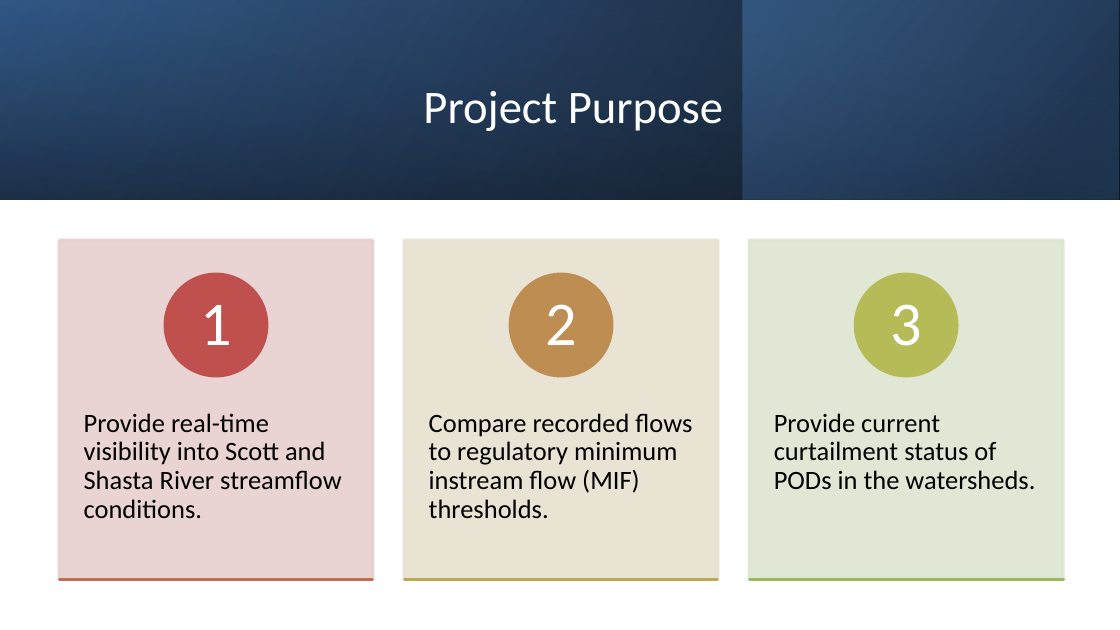
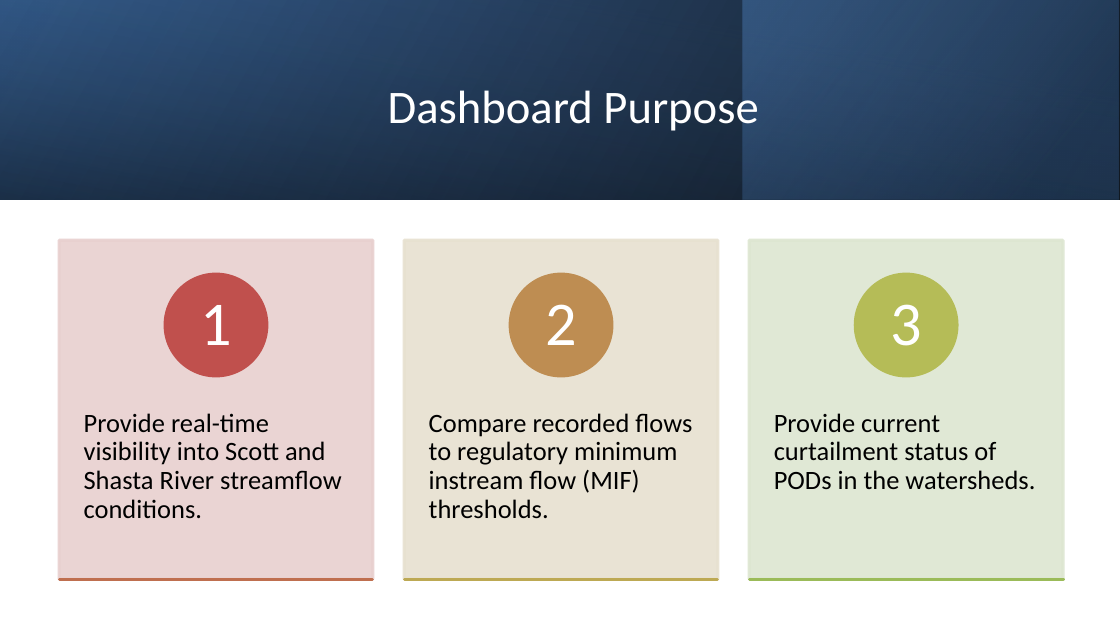
Before and after one commit to CAWaterBoardDataCenter/scott-shasta-flow-dashboard, a slide deck: slide 2 of presentation/scott-shasta-presentation-final.pptx. Drawn at 1120x630 pixels with LibreOffice and Linux fonts; fonts in the diff are those of the drawing. Boxes give left, top, right and bottom in pixels: in the first picture for what was removed or moved away, otherwise in the second. Text is boxed around its words. In the diff, an @@ line names an element or a change of style, - is before the commit and + after.

```diff
--- a/presentation/scott-shasta-presentation-final.pptx
+++ b/presentation/scott-shasta-presentation-final.pptx
@@ title at <box>388,84,758,131</box>: text changed @@
-Project Purpose
+Dashboard Purpose
```
Also in this commit, not shown: 2 other slides changed, 1 slide added.
